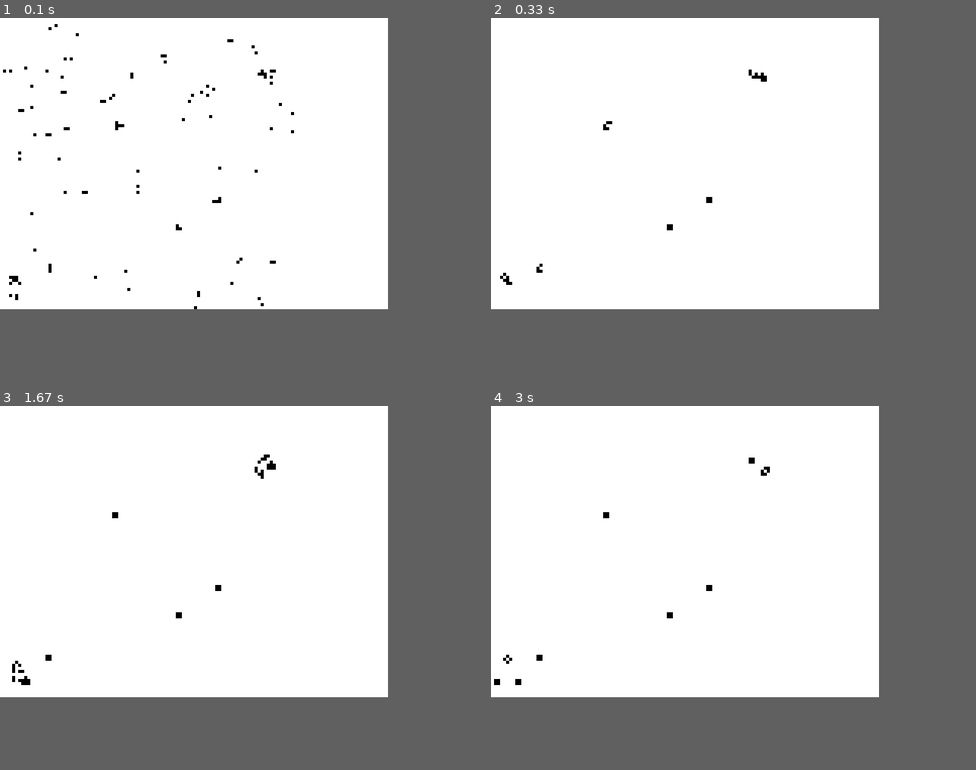
Above: before the commit, frames 1-4 (two rows, left to right).
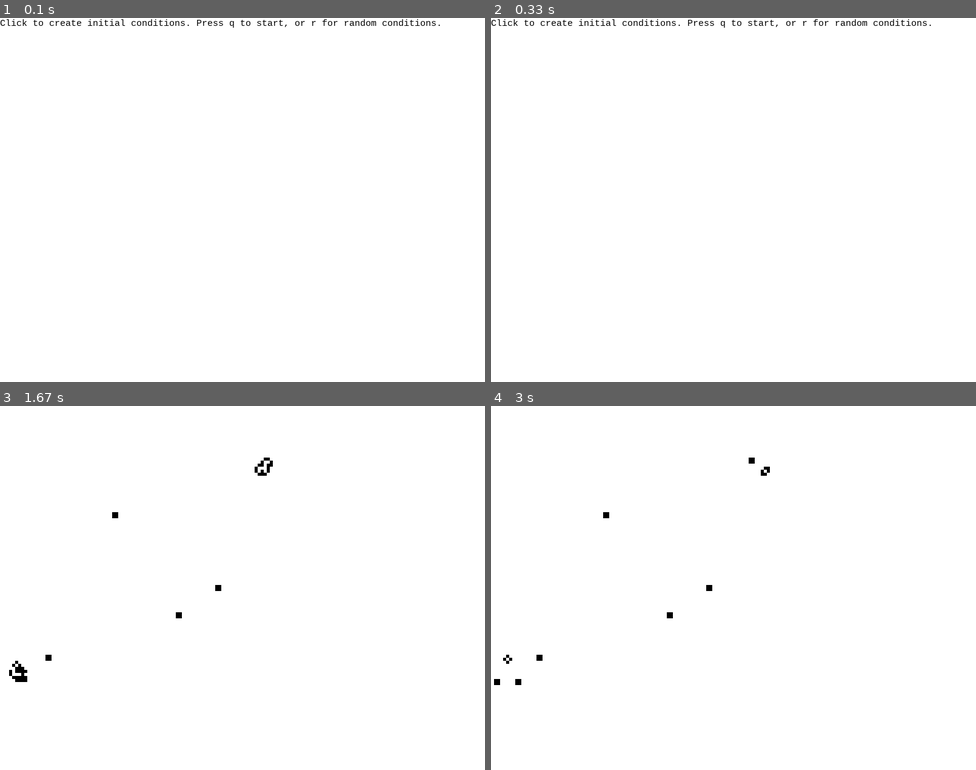
Above: after the commit, the same moments.

Repository: tuikkuanttila/pygame-of-life
Game: pygame game, started from gameoflife.py
The game is run twice, just before and just after one commit, with the same random seed, the same clock (stepped at 60 frames per second) and the same inputs. The source is Python 2; it was converted automatically to run under Python 3.
Inputs:
- Up to frame 1 (0.1 s): no input
- Up to frame 2 (0.33 s): no input
- Up to frame 3 (1.67 s): hold R 0.33-0.8 s
- Up to frame 4 (3 s): no input
The window is 640x480 before the commit and 800x600 after it. Grey fills any space a smaller window leaves; there, only what the larger window draws over its background counts as a difference.

The runs differ from the first frame. In frame 1, 1.0% of the frame differs, in the area x 0-91%, y 0-80%; in frame 2, 0.7%; in frame 3, 0.2%; in frame 4, only the window size differs.

Commit message:
Added option to create first generation by clicking on screen

Diff:
--- a/gameoflife.py
+++ b/gameoflife.py
@@ -133,7 +133,8 @@
     fpsClock = pygame.time.Clock()
     white = pygame.Color(255,255,255)
     black = pygame.Color(0,0,0)
-    screen = pygame.display.set_mode((640,480))
+    screen = pygame.display.set_mode((800,600))
+    mousex, mousey = 0,0
 
     #Current generation is stored here
     current_gen = [[ r*0 for r in range(ROWS)] for c in range(COLUMNS)]
@@ -141,7 +142,40 @@
     #Next generation is calculated into this matrix and then drawn
     next_gen = [[ r*0 for r in range(ROWS)] for c in range(COLUMNS)]
 
-    random_init(current_gen,START_POPULATION)
+    #Text on screen
+    msg = 'Click to create initial conditions. Press q to start, or r for random conditions.'
+    font_object = pygame.font.SysFont("monospace", 15)
+    label = font_object.render(msg, 1, black)
+
+    start_game = False
+
+    while True:
+        screen.fill(white)
+        screen.blit(label, (0, 0))
+        for event in pygame.event.get():
+            if event.type == KEYDOWN:
+                if event.key == K_r:
+                    random_init(current_gen,START_POPULATION)
+                    start_game = True
+                    break
+                if event.key == K_q:
+                    start_game= True
+                    break
+            if event.type == MOUSEBUTTONUP:
+                mousex, mousey = event.pos
+                mousex = mousex/5
+                mousey = mousey/5
+                print mousex,mousey
+                if current_gen[mousex][mousey] == 0:
+                    current_gen[mousex][mousey] = 1
+                else:
+                    current_gen[mousex][mousey] = 0
+        draw_rect(screen,current_gen,black)
+
+
+        pygame.display.update()
+        if start_game:
+            break
 
     while True:
         #Loop forever (quit with ctrl-c)
Not shown, changed: readme.md
